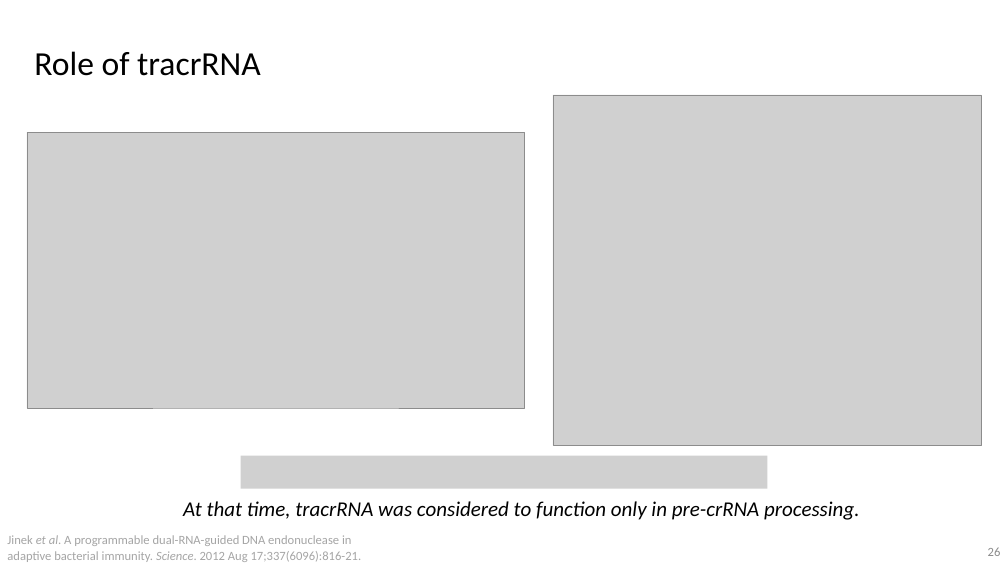
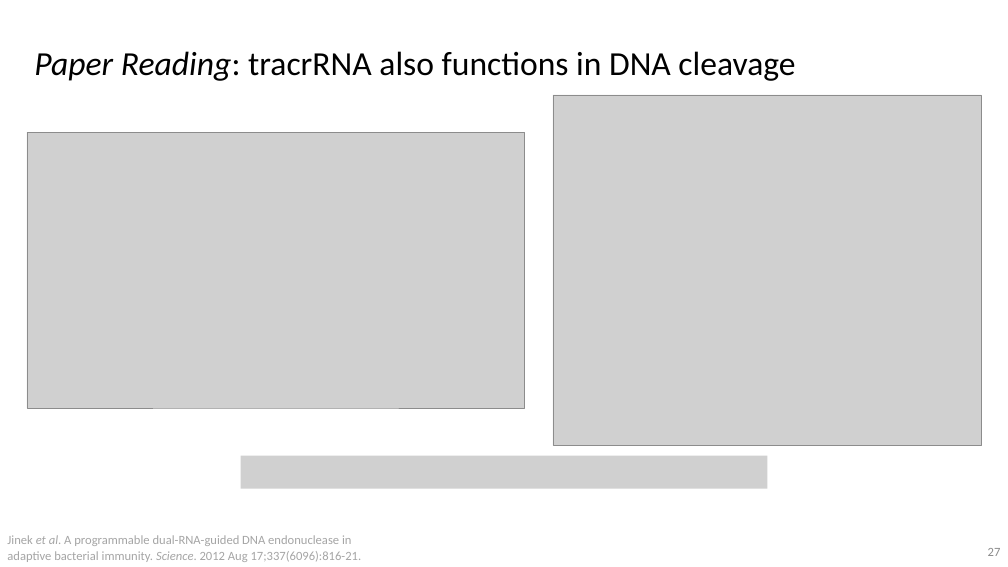
Before and after one commit to vwOvOwv/PKU-Undergraduate-Course, a slide deck: slide 27 of 遗传学(Genetics)/讨论课/Topic-3_遗传学技术/CRISPR-Cas.pptx (slide 26 before the commit). Drawn at 1008x567 pixels with LibreOffice and Linux fonts; fonts in the diff are those of the drawing; grey boxes stand for pictures. Boxes give left, top, right and bottom in pixels: in the first picture for what was removed or moved away, otherwise in the second. Text is boxed around its words. In the diff, an @@ line names an element or a change of style, - is before the commit and + after.

```diff
--- a/遗传学(Genetics)/讨论课/Topic-3_遗传学技术/CRISPR-Cas.pptx
+++ b/遗传学(Genetics)/讨论课/Topic-3_遗传学技术/CRISPR-Cas.pptx
@@ text at [34, 51, 795, 81]: text changed @@
-Role of tracrRNA
+Paper Reading: tracrRNA also functions in DNA cleavage
@@ text removed at [183, 501, 860, 520] @@
-At that time, tracrRNA was considered to function only in pre-crRNA processing.
@@ page number at [988, 548, 1001, 556]: text changed @@
-26
+27
```
Also in this commit, not shown: 18 other slides changed, 5 slides added, 1 other file.
